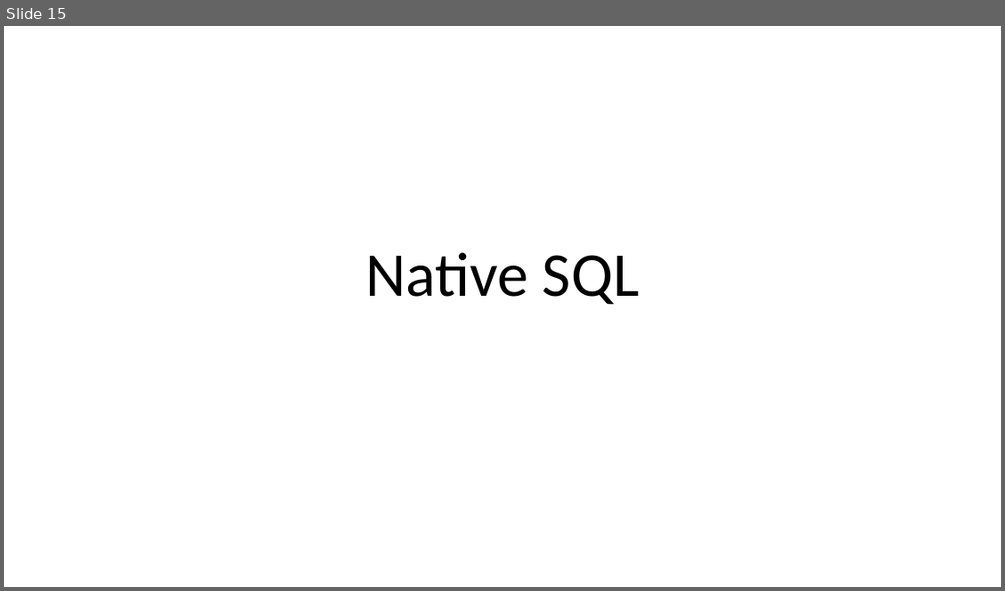
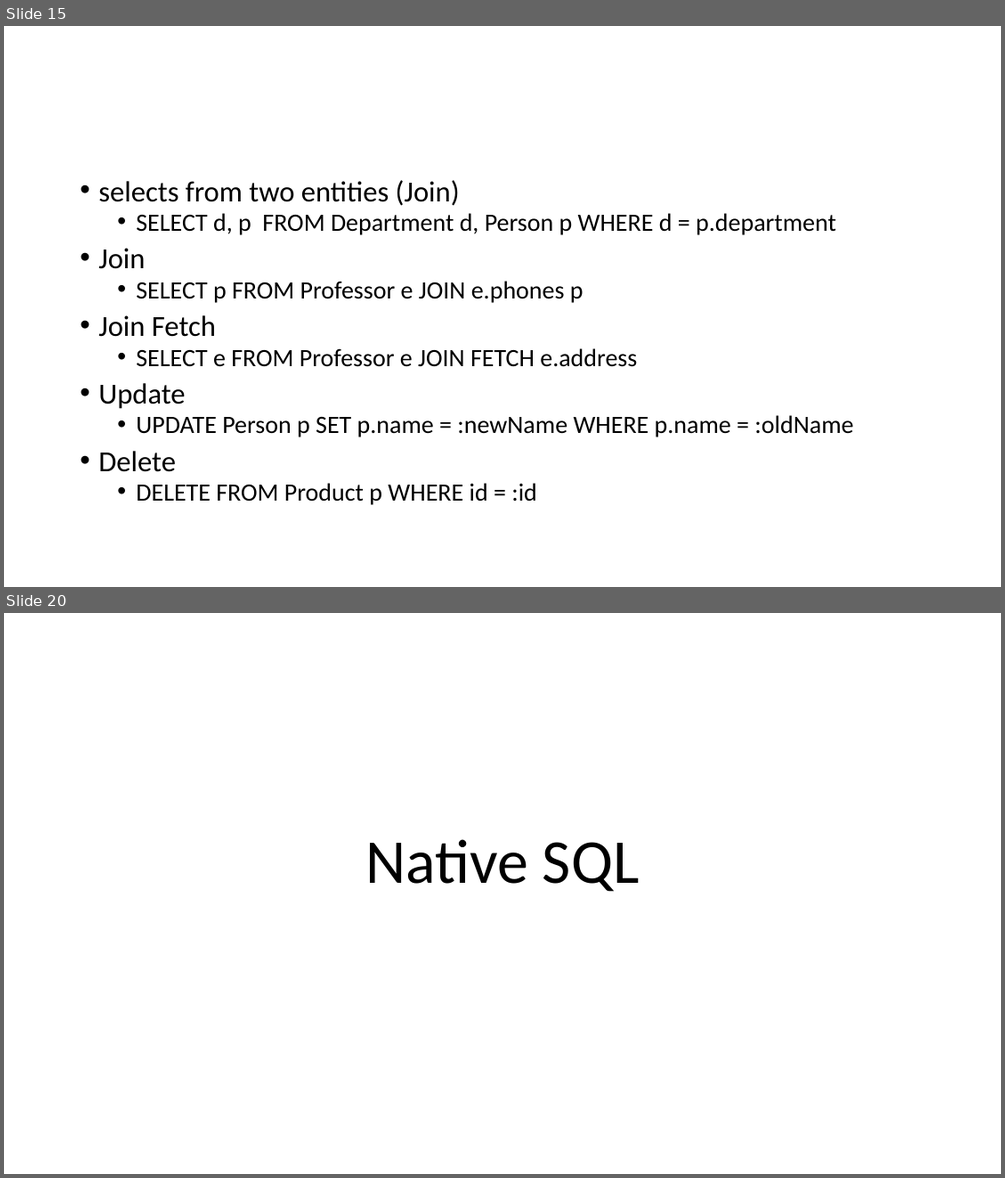
Before and after one commit to lawren43/mytest-repo, a slide deck: test-springmvc/doc/2.JPA Programming.pptx. Shown one above the other, each under a label of ours: slide 15 before the commit, slides 15 and 20 after it; the slides between them are not shown. The pictures are 1005x591 and 1005x1178 pixels, drawn with LibreOffice and Linux fonts; fonts in the diff are those of the drawing. Boxes give left, top, right and bottom in pixels: in the first picture for what was removed or moved away, otherwise in the second. Text is boxed around its words. In the diff, an @@ line names an element or a change of style, - is before the commit and + after.

```diff
--- a/test-springmvc/doc/2.JPA Programming.pptx
+++ b/test-springmvc/doc/2.JPA Programming.pptx
@@ slide 15 added at box(4, 26, 1001, 587), background #FFFFFF @@
@@ text added at box(98, 180, 853, 505), 24 pt, text #000000 @@
+• selects from two entities (Join)
+  • SELECT d, p FROM Department d, Person p WHERE d = p.department
+• Join
+  • SELECT p FROM Professor e JOIN e.phones p
+• Join Fetch
+  • SELECT e FROM Professor e JOIN FETCH e.address
+• Update
+  • UPDATE Person p SET p.name = :newName WHERE p.name = :oldName
+• Delete
+  • DELETE FROM Product p WHERE id = :id
@@ what was slide 15 is now slide 20 @@
```
Also in this commit, not shown: 1 slide changed, 8 other slides added, 12 slides removed, 7 other files.
